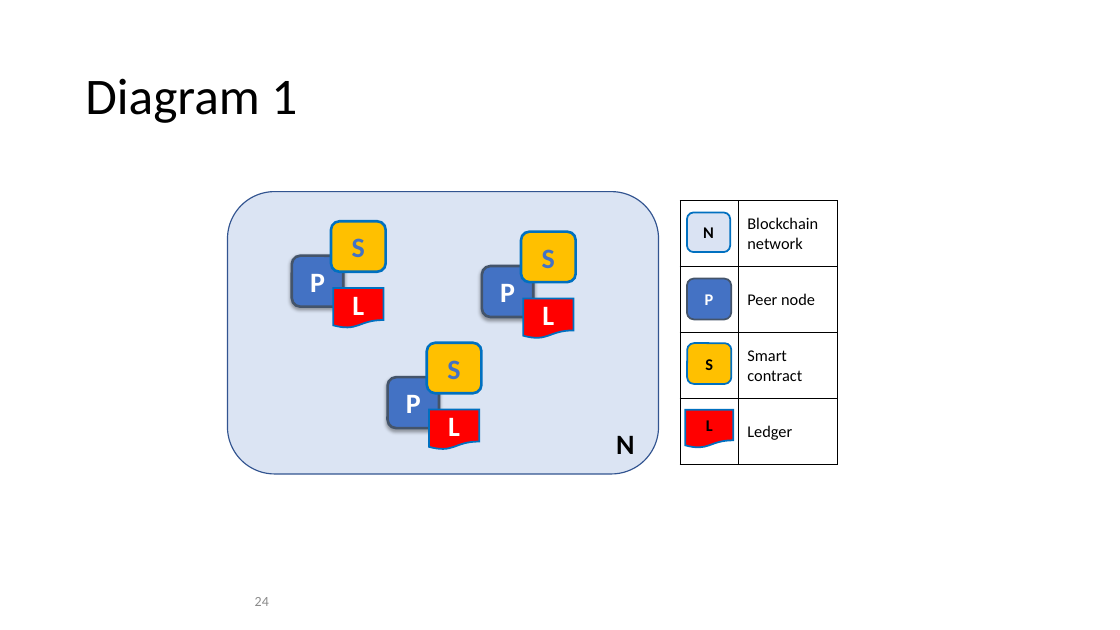
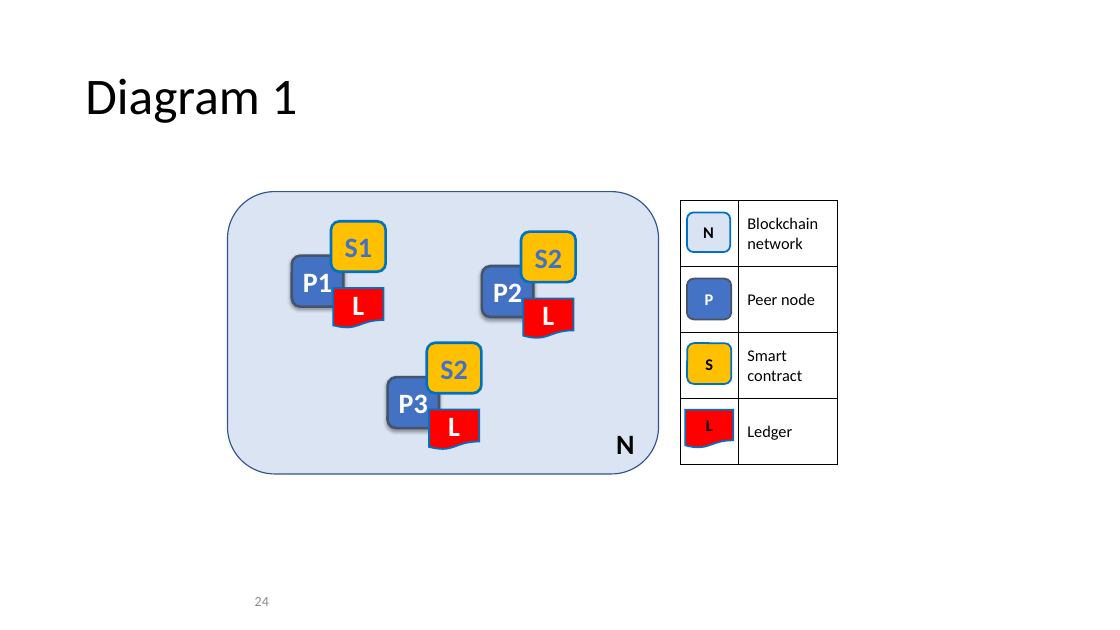
Before and after one commit to FabricTOC/FabricTOC, a slide deck: slide 24 of docs/OtherSourceMaterial/Diagrams.pptx. Drawn at 1120x630 pixels with LibreOffice and Linux fonts; fonts in the diff are those of the drawing. Boxes give left, top, right and bottom in pixels: in the first picture for what was removed or moved away, otherwise in the second. Text is boxed around its words. In the diff, an @@ line names an element or a change of style, - is before the commit and + after.

```diff
--- a/docs/OtherSourceMaterial/Diagrams.pptx
+++ b/docs/OtherSourceMaterial/Diagrams.pptx
@@ text in rounded rectangle at (345, 238, 372, 257): text changed @@
-S
+S1
@@ text in rounded rectangle at (535, 249, 562, 268): text changed @@
-S
+S2
@@ text in rounded rectangle at (303, 274, 332, 292): text changed @@
-P
+P1
@@ text in rounded rectangle at (493, 283, 522, 302): text changed @@
-P
+P2
@@ text in rounded rectangle at (440, 360, 467, 379): text changed @@
-S
+S2
@@ text in rounded rectangle at (399, 394, 428, 413): text changed @@
-P
+P3
```
Also in this commit, not shown: 7 slides added, 3 other files.
